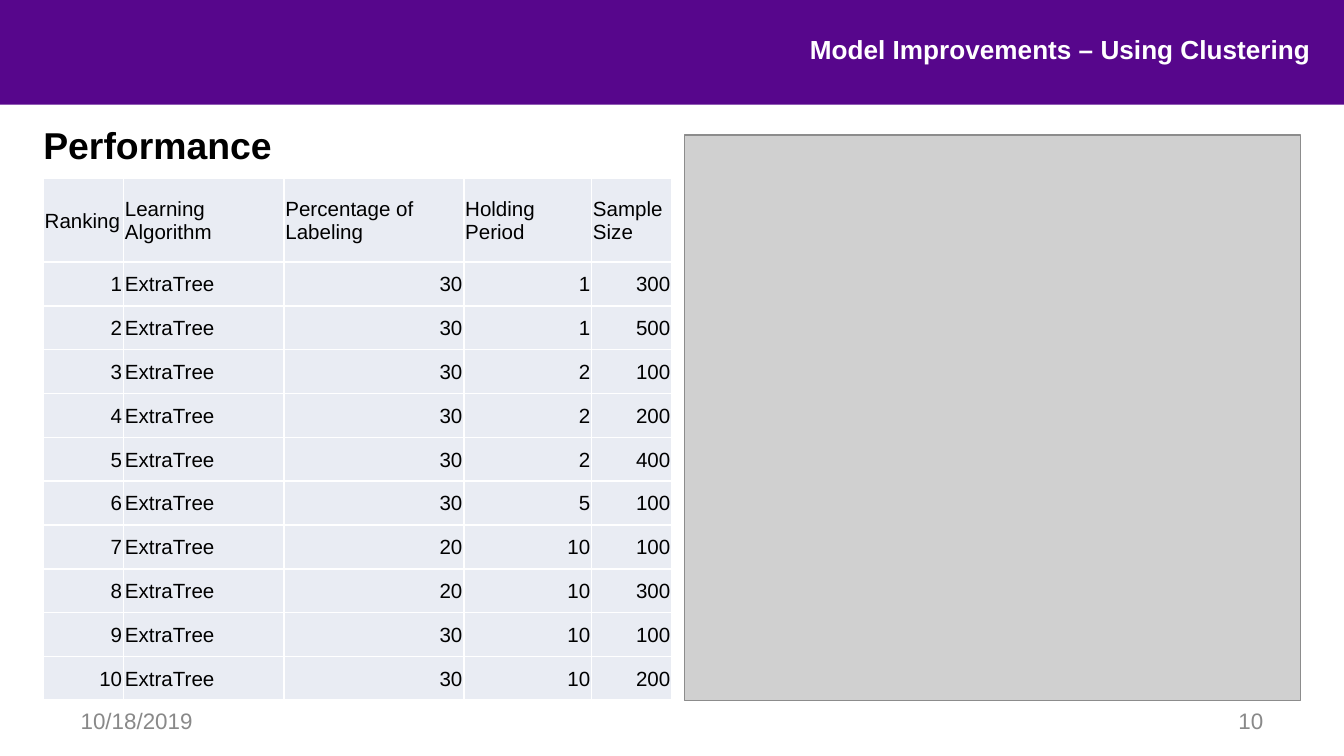
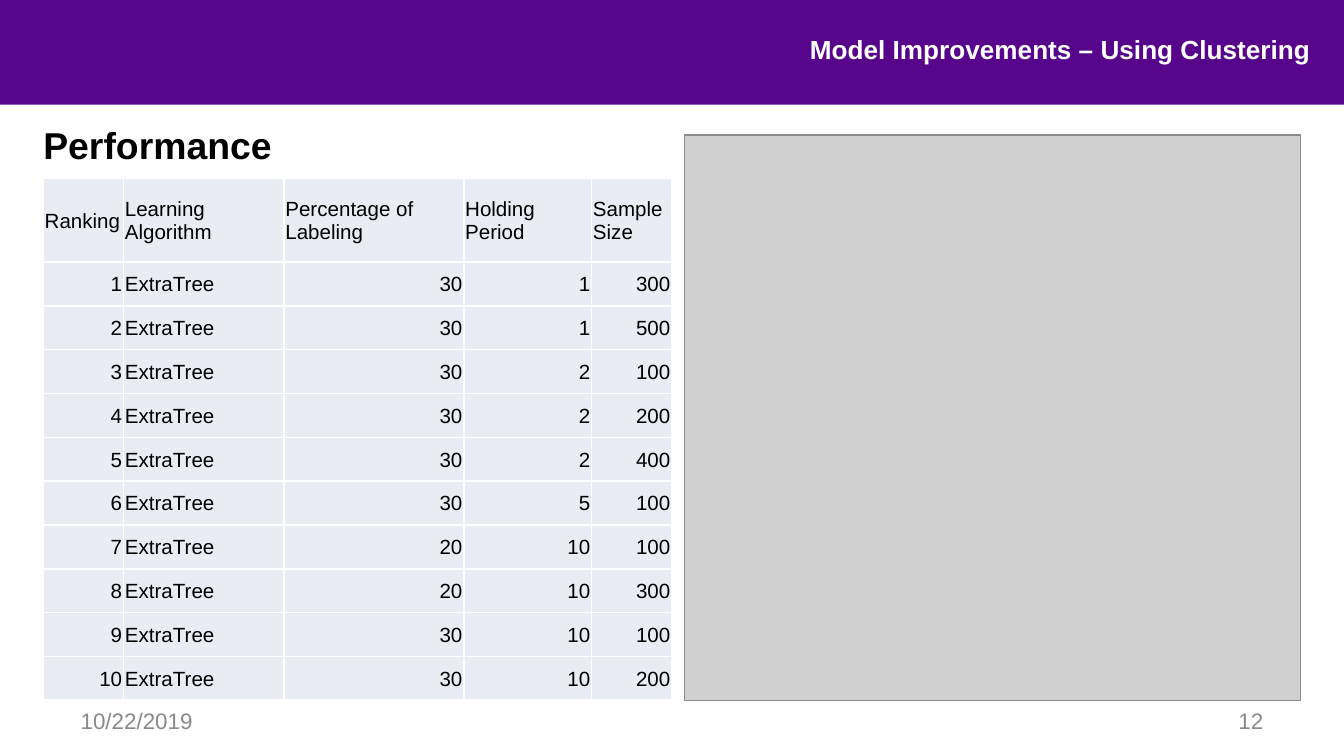
Before and after one commit to hhy845914111/NLP-Project, a slide deck: slide 12 of final_pre.pptx (slide 10 before the commit). Drawn at 1344x756 pixels with LibreOffice and Linux fonts; fonts in the diff are those of the drawing; grey boxes stand for pictures; background and template pictures are left out. Boxes give left, top, right and bottom in pixels: in the first picture for what was removed or moved away, otherwise in the second. Text is boxed around its words. In the diff, an @@ line names an element or a change of style, - is before the commit and + after.

```diff
--- a/final_pre.pptx
+++ b/final_pre.pptx
@@ text at bbox=[81, 713, 193, 729]: text changed @@
-10/18/2019
+10/22/2019
@@ page number at bbox=[1238, 713, 1263, 729]: text changed @@
-10
+12
```
Also in this commit, not shown: 13 other slides changed, 3 slides added, 6 other files.
